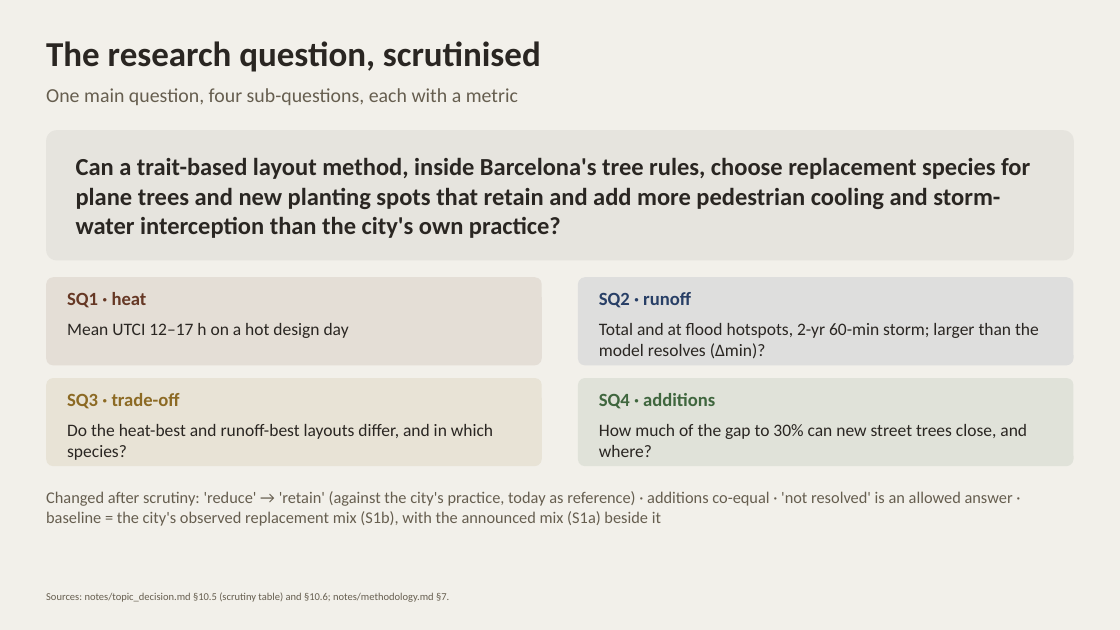
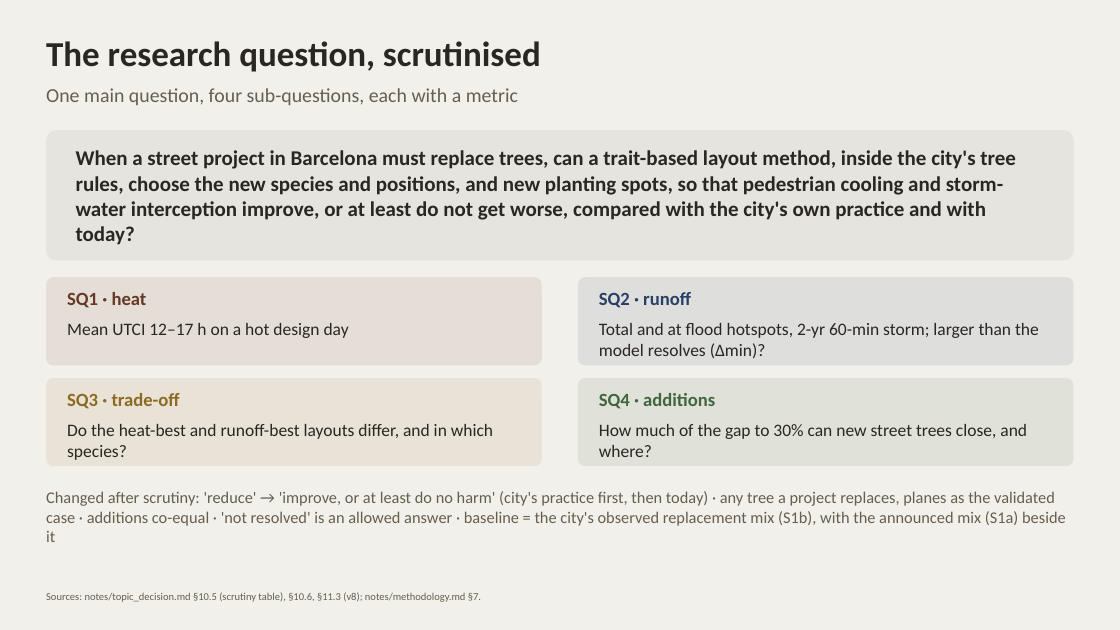
Before and after one commit to giofox96/shade-and-sponge, a slide deck: slide 8 of slides/shade_and_sponge_10nov_editable.pptx. Drawn at 1120x630 pixels with LibreOffice and Linux fonts; fonts in the diff are those of the drawing. Boxes give left, top, right and bottom in pixels: in the first picture for what was removed or moved away, otherwise in the second. Text is boxed around its words. In the diff, an @@ line names an element or a change of style, - is before the commit and + after.

```diff
--- a/slides/shade_and_sponge_10nov_editable.pptx
+++ b/slides/shade_and_sponge_10nov_editable.pptx
@@ text at box(76, 150, 1016, 245): text changed; size 21 to 18 pt @@
-Can a trait-based layout method, inside Barcelona's tree rules, choose replacement species for plane trees and new planting spots that retain and add more pedestrian cooling and storm-water interception than the city's own practice?
+When a street project in Barcelona must replace trees, can a trait-based layout method, inside the city's tree rules, choose the new species and positions, and new planting spots, so that pedestrian cooling and storm-water interception improve, or at least do not get worse, compared with the city's own practice and with today?
@@ text at box(46, 491, 1066, 542): text changed @@
-Changed after scrutiny: 'reduce' → 'retain' (against the city's practice, today as reference) · additions co-equal · 'not resolved' is an allowed answer · baseline = the city's observed replacement mix (S1b), with the announced mix (S1a) beside it
+Changed after scrutiny: 'reduce' → 'improve, or at least do no harm' (city's practice first, then today) · any tree a project replaces, planes as the validated case · additions co-equal · 'not resolved' is an allowed answer · baseline = the city's observed replacement mix (S1b), with the announced mix (S1a) beside it
@@ text at box(46, 592, 481, 602): text changed @@
-Sources: notes/topic_decision.md §10.5 (scrutiny table) and §10.6; notes/methodology.md §7.
+Sources: notes/topic_decision.md §10.5 (scrutiny table), §10.6, §11.3 (v8); notes/methodology.md §7.
```
Also in this commit, not shown: 6 other slides changed, 7 other files.
